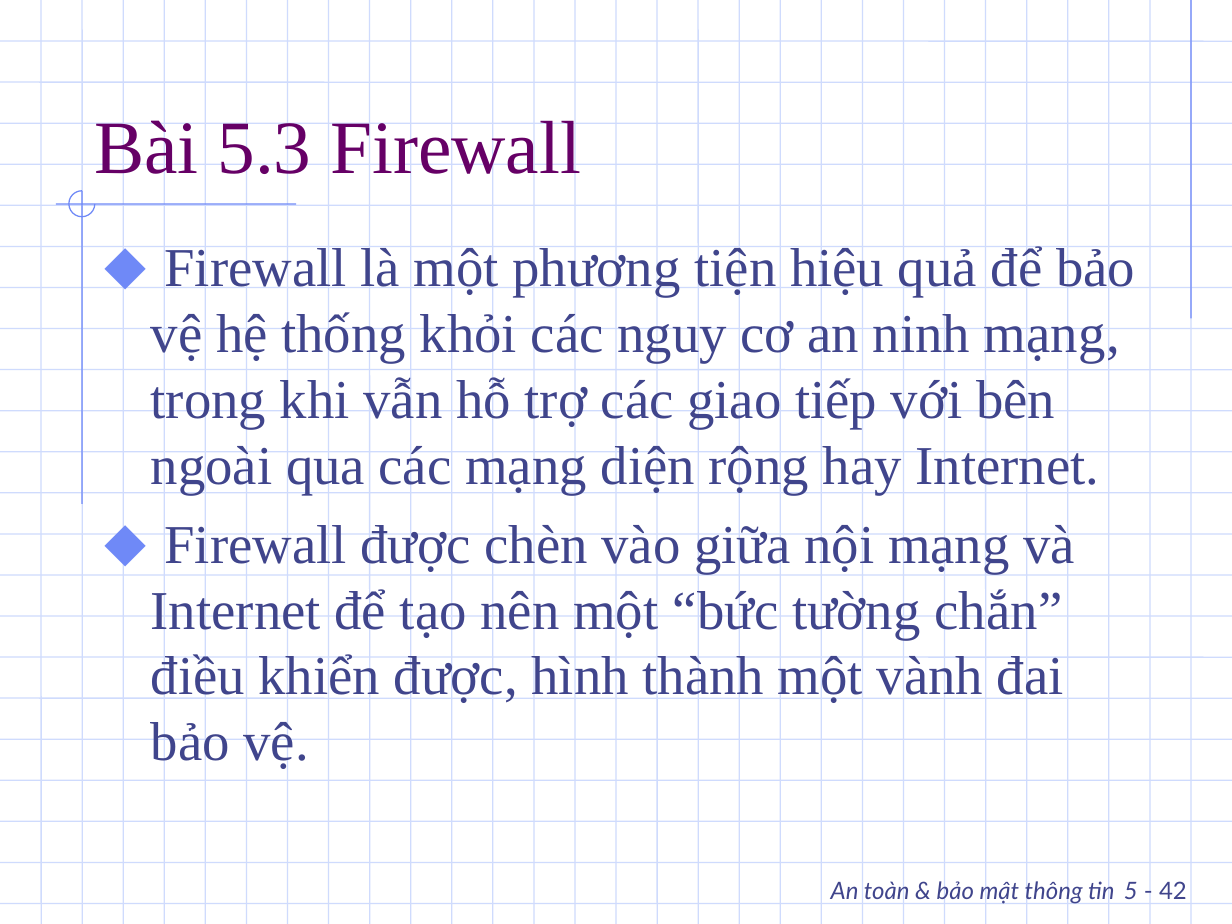
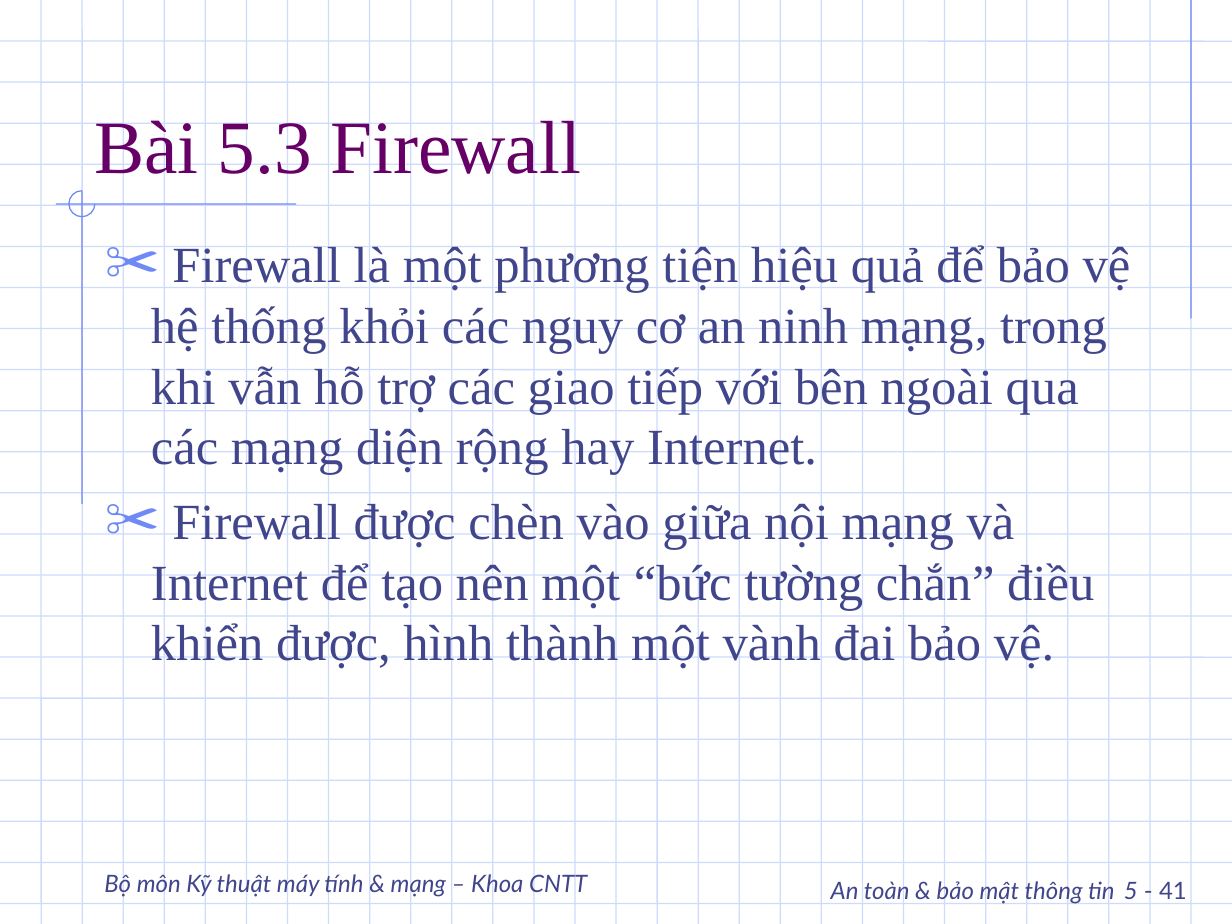
Before and after one commit to DangHieu19022004/ATTT, a slide deck: slide 41 of slide/Phan05.ppt (slide 42 before the commit). Drawn at 1232x924 pixels with LibreOffice and Linux fonts; fonts in the diff are those of the drawing; background and template pictures are left out. Boxes give left, top, right and bottom in pixels: in the first picture for what was removed or moved away, otherwise in the second. Text is boxed around its words. In the diff, an @@ line names an element or a change of style, - is before the commit and + after.

```diff
--- a/slide/Phan05.ppt
+++ b/slide/Phan05.ppt
@@ text "Firewall là một phương tiện ..." at (151,243,1131,671): size 32 to 29.6 pt; bullet ⬥ to ✂ @@
@@ text added at (104,871,587,898), 14 pt, text #40458C, italic @@
+Bộ môn Kỹ thuật máy tính & mạng – Khoa CNTT
@@ text at (831,878,1187,905): text changed @@
-An toàn & bảo mật thông tin 5 - 42
+An toàn & bảo mật thông tin 5 - 41
```
Also in this commit, not shown: 46 other slides changed, 6 slides added, 5 slides removed, 40 other files.
